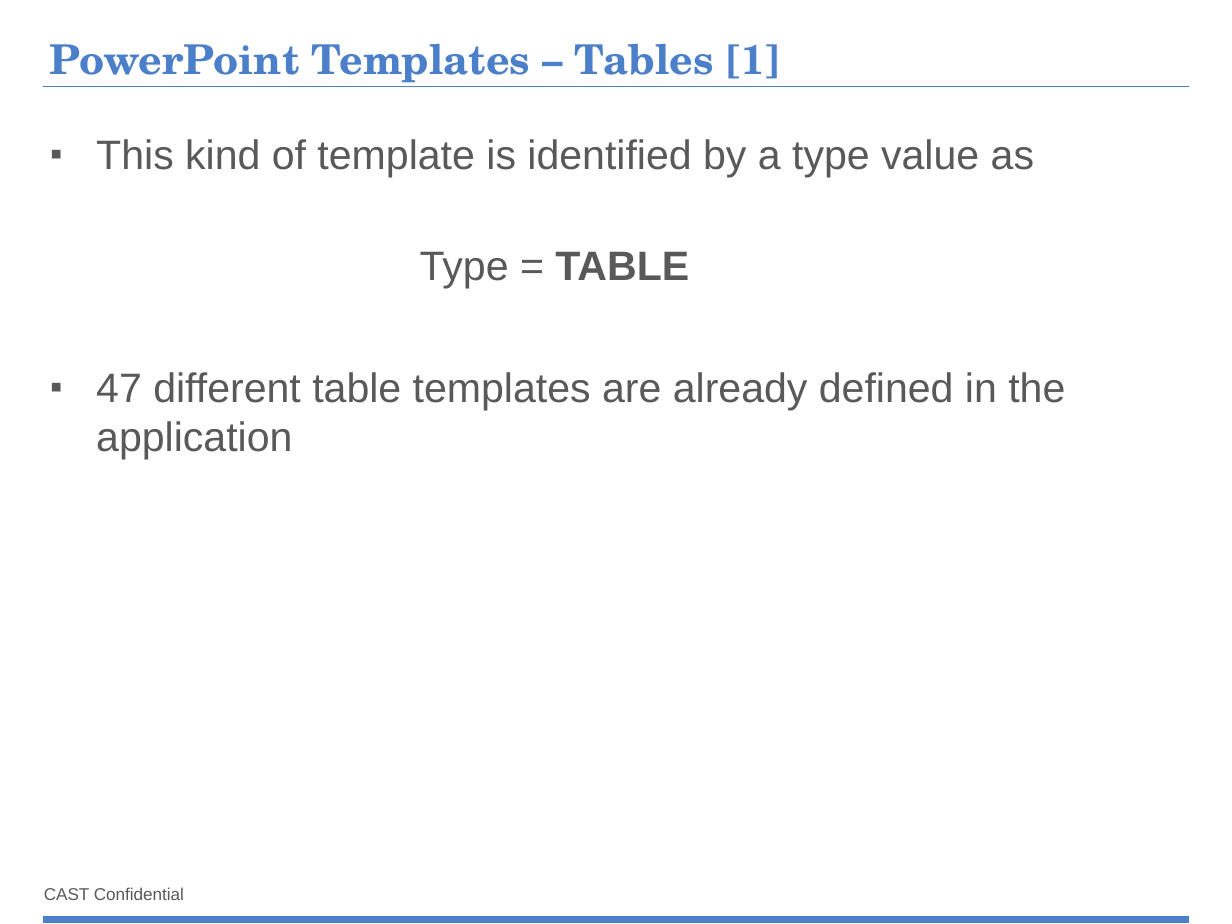
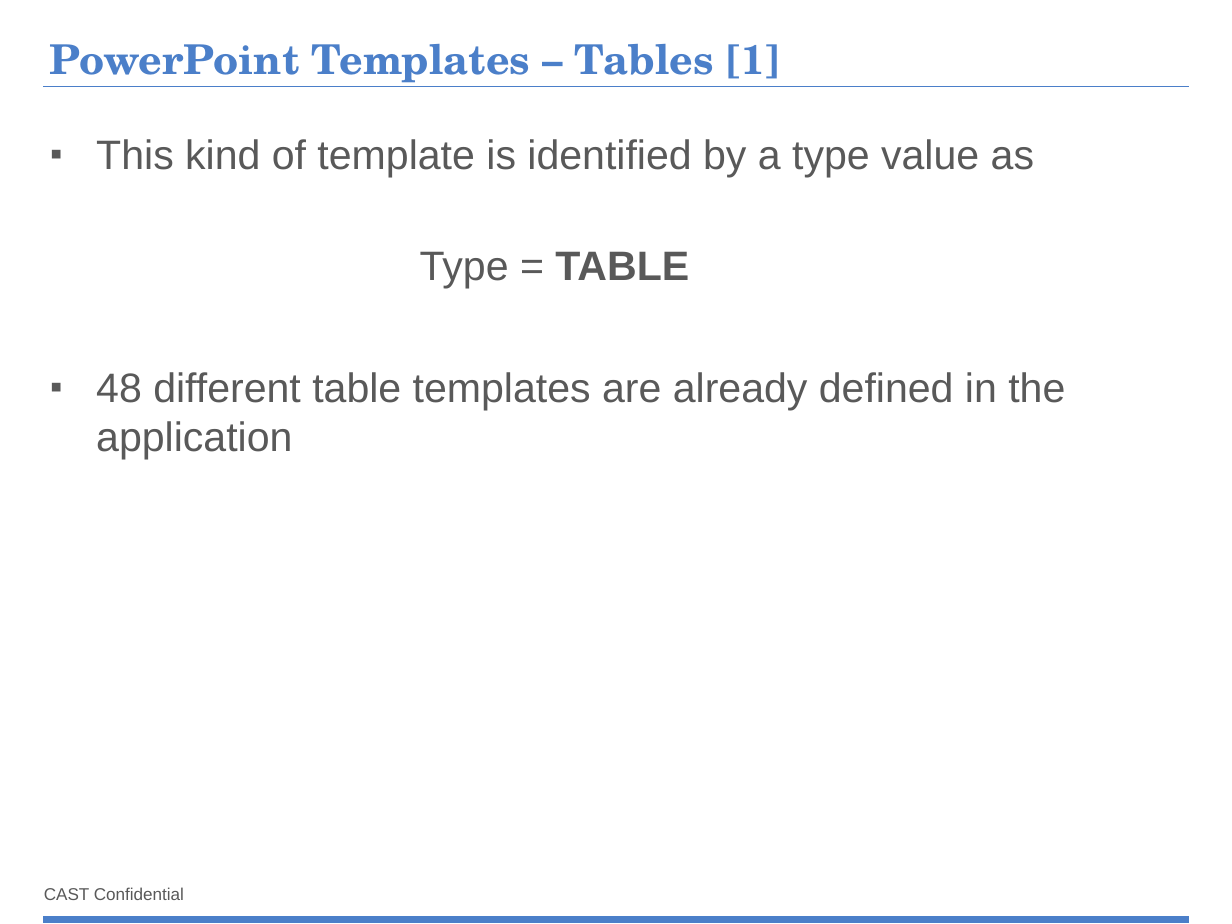
Before and after one commit to CAST-projects/ReportGenerator, a slide deck: slide 31 of CastReporting.Reporting/TemplatesFiles/1- Powerpoint-components-library.pptx. Drawn at 1232x924 pixels with LibreOffice and Linux fonts; fonts in the diff are those of the drawing; background and template pictures are left out. Boxes give left, top, right and bottom in pixels: in the first picture for what was removed or moved away, otherwise in the second. Text is boxed around its words. In the diff, an @@ line names an element or a change of style, - is before the commit and + after.

Commit message:
REPORTGEN-141 : templates for TABLE_METRIC_ID_ROW

```diff
--- a/CastReporting.Reporting/TemplatesFiles/1- Powerpoint-components-library.pptx
+++ b/CastReporting.Reporting/TemplatesFiles/1- Powerpoint-components-library.pptx
@@ text at box(96, 372, 1065, 460): text changed @@
-▪ 47 different table templates are already defined in the application
+▪ 48 different table templates are already defined in the application
```
Also in this commit, not shown: 1 slide added, 2 other files.
